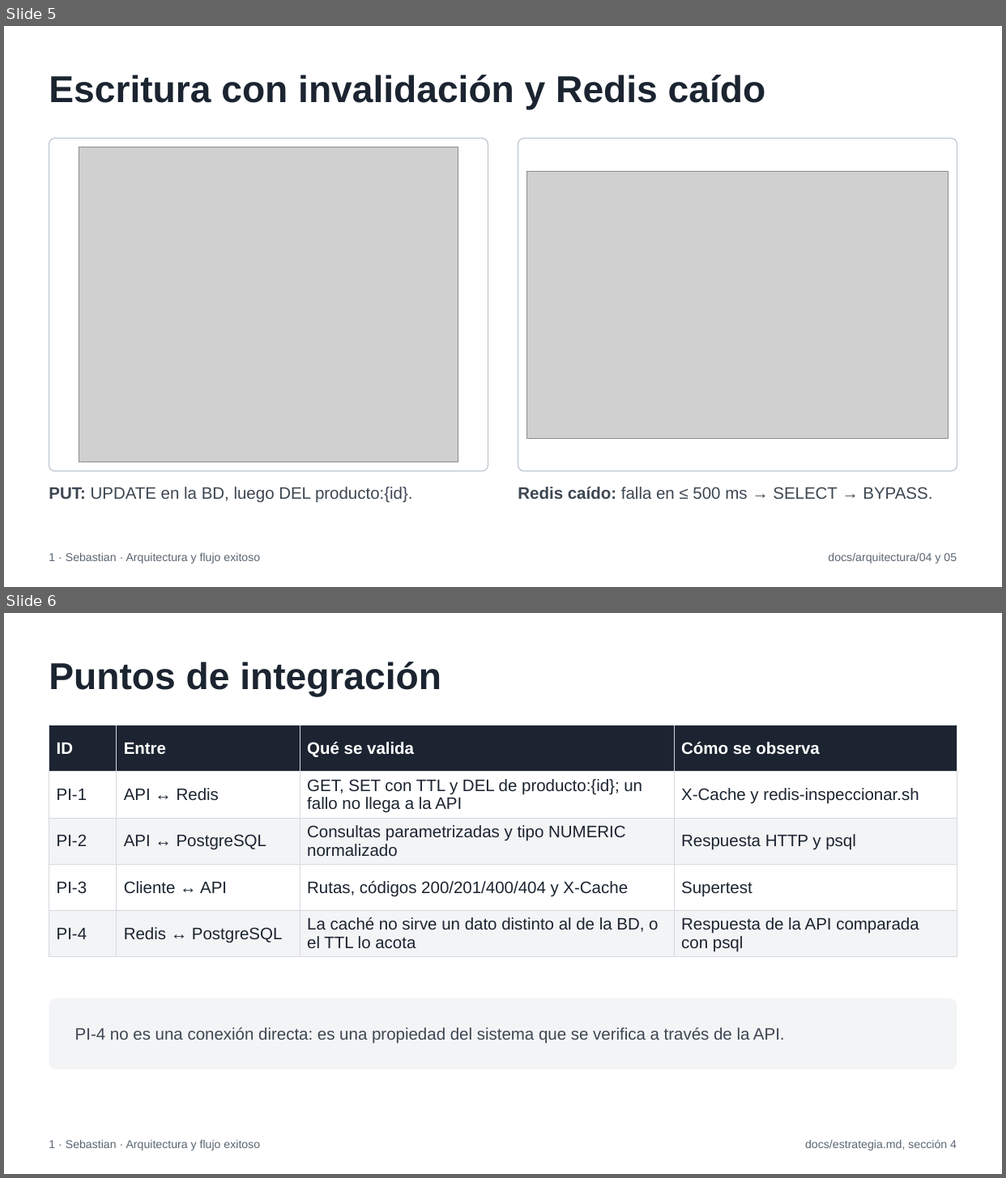
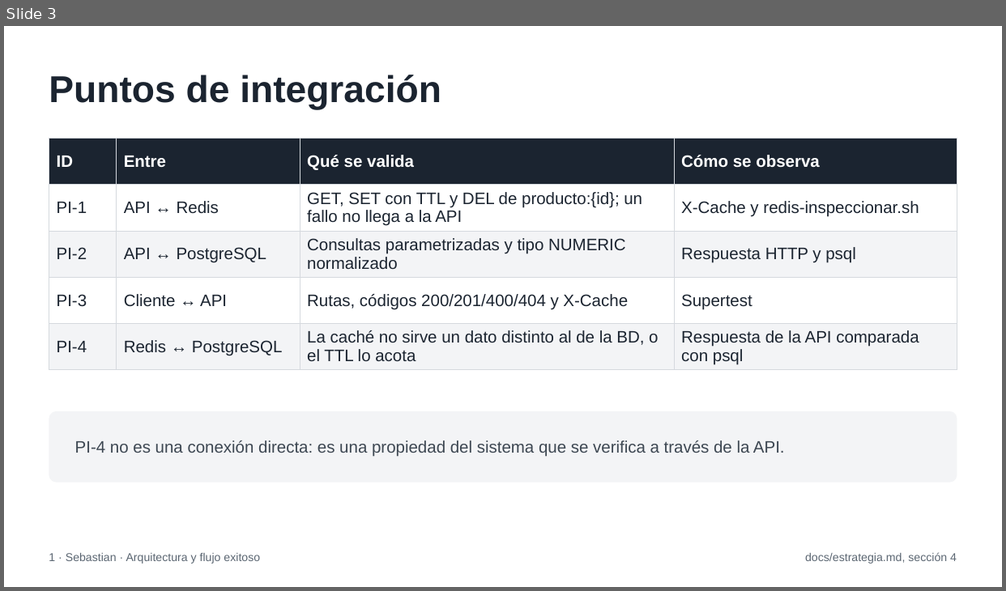
Before and after one commit to SebastianVillaC/lab-cache, a slide deck: docs/presentacion/presentacion-cache.pptx. Shown one above the other, each under a label of ours: slides 5 and 6 before the commit, slide 3 after it. The pictures are 1006x1178 and 1006x591 pixels, drawn with LibreOffice and Linux fonts; fonts in the diff are those of the drawing; grey boxes stand for pictures. Boxes give left, top, right and bottom in pixels: in the first picture for what was removed or moved away, otherwise in the second. Text is boxed around its words. In the diff, an @@ line names an element or a change of style, - is before the commit and + after.

```diff
--- a/docs/presentacion/presentacion-cache.pptx
+++ b/docs/presentacion/presentacion-cache.pptx
@@ slide 5 removed at (4,26,1002,587), background #FFFFFF @@
@@ title removed at (49,75,766,110) @@
-Escritura con invalidación y Redis caído
@@ rounded rectangle removed at (49,139,488,472) @@
@@ rounded rectangle removed at (518,139,957,472) @@
@@ picture removed at (79,148,458,463) @@
@@ picture removed at (527,171,948,438) @@
@@ text removed at (49,487,413,503) @@
-PUT: UPDATE en la BD, luego DEL producto:{id}.
@@ text removed at (518,487,932,499) @@
-Redis caído: falla en ≤ 500 ms → SELECT → BYPASS.
@@ text removed at (49,553,260,564) @@
-1 · Sebastian · Arquitectura y flujo exitoso
@@ text removed at (828,553,957,564) @@
-docs/arquitectura/04 y 05
@@ what was slide 6 is now slide 3 @@
```
Also in this commit, not shown: 2 slides changed, 2 other slides removed, 11 other files.
